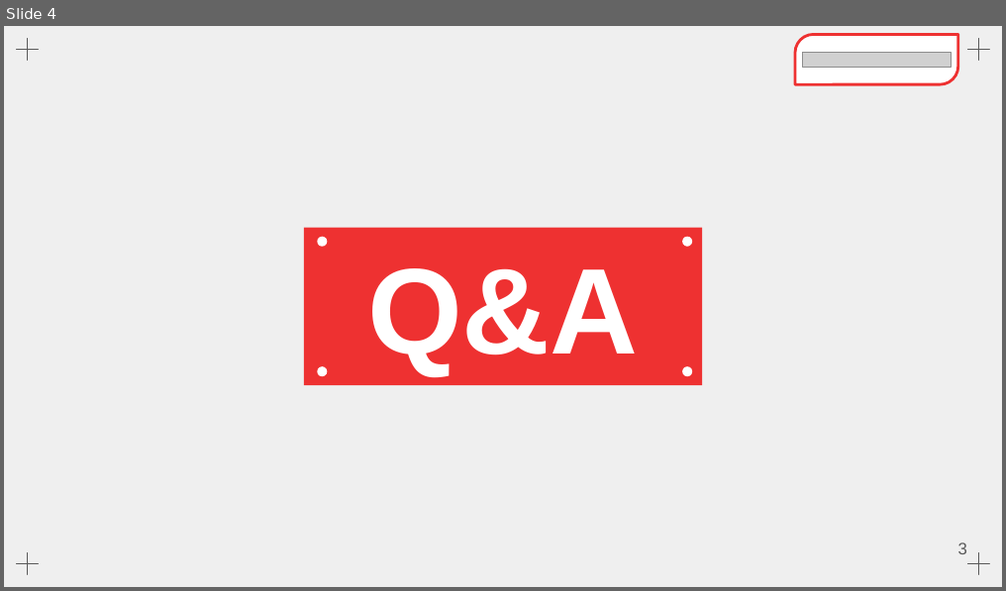
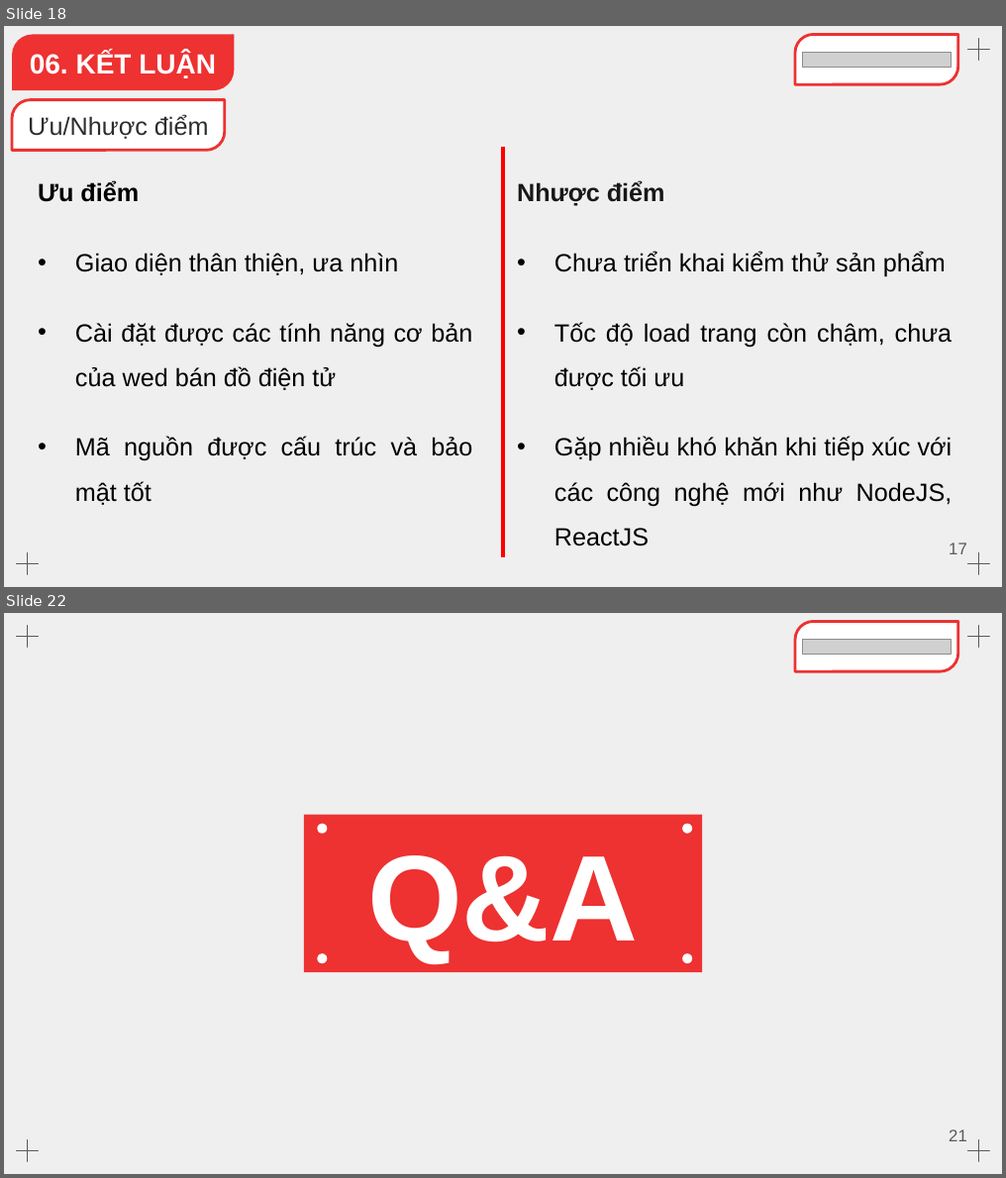
Before and after one commit to Dat22540003/e-commerce, a slide deck: report/report_group_3.pptx. Shown one above the other, each under a label of ours: slide 4 before the commit, slides 18 and 22 after it; the slides between them are not shown. The pictures are 1006x591 and 1006x1178 pixels, drawn with LibreOffice and Linux fonts; fonts in the diff are those of the drawing; grey boxes stand for pictures. Boxes give left, top, right and bottom in pixels: in the first picture for what was removed or moved away, otherwise in the second. Text is boxed around its words. In the diff, an @@ line names an element or a change of style, - is before the commit and + after.

```diff
--- a/report/report_group_3.pptx
+++ b/report/report_group_3.pptx
@@ slide 18 added at [4,26,1002,587], background #EFEFEF; not listed: 4 template elements that a slide beside it also shows @@
@@ round diag rect added at [12,34,235,90], fill #EE3131, 20 pt, text #FFFFFF, bold @@
+    06. KẾT LUẬN
@@ round diag rect added at [795,34,959,83], fill #FFFFFF, outline #EE3131 2 pt @@
@@ picture added at [802,52,951,67] @@
@@ round diag rect added at [12,100,225,150], fill #FFFFFF, outline #EE3131 2 pt, 18 pt, text #2C2C2C @@
+    Ưu/Nhược điểm
@@ line added from (503, 147) to (503, 558), #FF0000 2.25 pt @@
@@ text added at [38,181,472,505], 18 pt, text #000000 @@
+Ưu điểm
+• Giao diện thân thiện, ưa nhìn
+• Cài đặt được các tính năng cơ bản của wed bán đồ điện tử
+• Mã nguồn được cấu trúc và bảo mật tốt
@@ text added at [517,181,952,547], 18 pt, text #000000 @@
+Nhược điểm
+• Chưa triển khai kiểm thử sản phẩm
+• Tốc độ load trang còn chậm, chưa được tối ưu
+• Gặp nhiều khó khăn khi tiếp xúc với các công nghệ mới như NodeJS, ReactJS
@@ page number added at [948,543,967,555], 12 pt, text #595959 @@
+17
@@ what was slide 4 is now slide 22 @@
@@ page number at [948,1130,967,1142]: text changed @@
-3
+21
```
Also in this commit, not shown: 1 slide changed, 19 other slides added, 2 slides removed, 7 other files.
